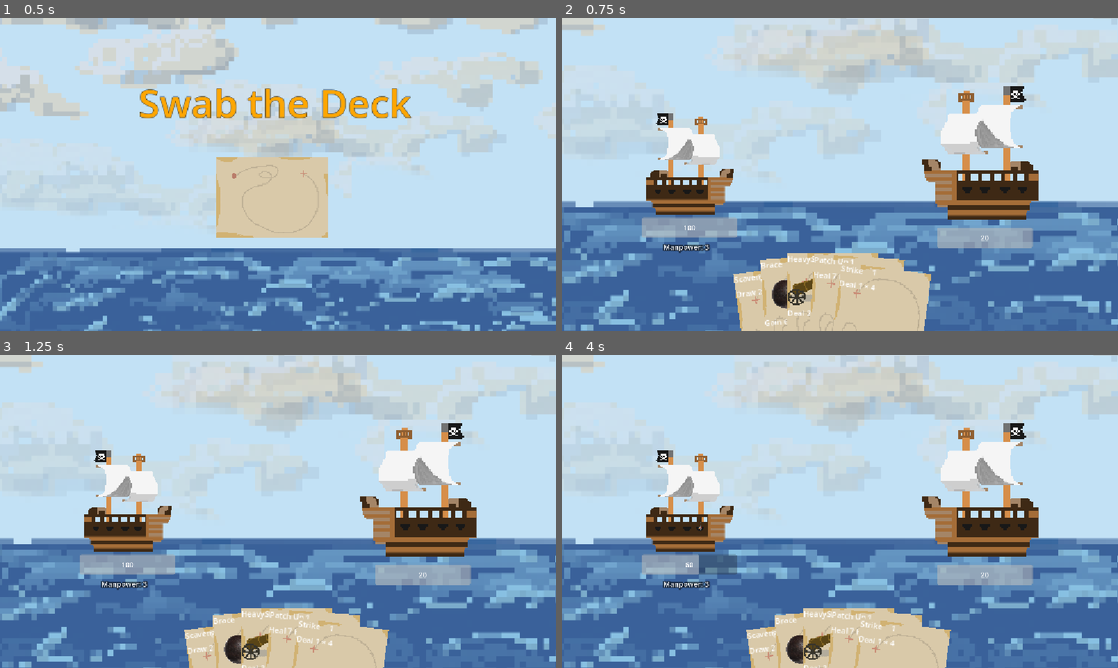
Above: before the commit, frames 1-4 (two rows, left to right).
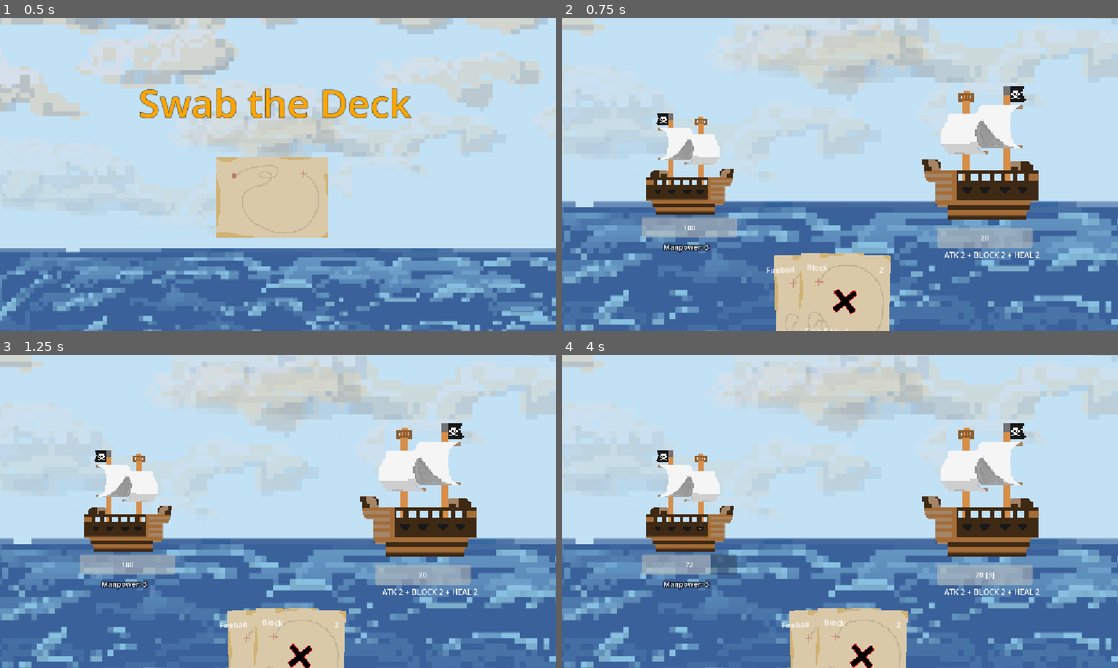
Above: after the commit, the same moments.

Repository: ataylor146/deckbuilder
Game: Godot game, scene res://Scenes/menu.tscn
Same seed, same stepped clock (60 frames per second), same inputs: the game is played once before the commit and once after it. The engine's default icon, where the game draws it, is replaced by a stand-in: a white triangle on a blue panel in a dark square.
Inputs (mouse positions are in pixels of both pictures, inside the frame that each line leads up to):
- Up to frame 1 (0.5 s): no input
- Up to frame 2 (0.75 s): click (834, 196) at 0.5 s
- Up to frame 3 (1.25 s): no input
- Up to frame 4 (4 s): tap Enter (ui_accept) at 1.25, 2.1, 2.27, 2.57, 3.6, 3.77 s; move the mouse to (962, 495) at 1.27 s; hold Enter (ui_accept) 1.28-2.03 s; move the mouse to (728, 527) at 2.02 s; move the mouse to (895, 442) at 2.77 s; hold Enter (ui_accept) 2.78-3.53 s; move the mouse to (812, 574) at 3.52 s

Frame 1 is identical in both runs. In frame 2, 4.6% of the frame differs, in the area x 30-86%, y 74-100%; in frame 3, 3.8%; in frame 4, 4.0%.

Commit message:
Enemy Actions and Some Cards

Diff:
--- a/Scenes/board.tscn
+++ b/Scenes/board.tscn
@@ -5,18 +5,14 @@
 [ext_resource type="Script" uid="uid://d35b34pvlmmfk" path="res://Scripts/card_data.gd" id="2_vjyv8"]
 [ext_resource type="PackedScene" uid="uid://bt8mo5dbelmf7" path="res://Scenes/enemy.tscn" id="3_8l818"]
 [ext_resource type="Texture2D" uid="uid://b1fviuys0ldiy" path="res://Sprites/main bg.png" id="3_bh37u"]
-[ext_resource type="Resource" uid="uid://dqgo6p3kvk5jn" path="res://cards/brace.tres" id="3_hm3vq"]
-[ext_resource type="Resource" uid="uid://pb2lvhytd7ue" path="res://cards/card_res.tres" id="4_iehwj"]
-[ext_resource type="Resource" uid="uid://l5hrj0oj4asg" path="res://cards/heavy_shot.tres" id="5_7iy1p"]
+[ext_resource type="Resource" uid="uid://c4it71i1hiccj" path="res://cards/fireball.tres" id="3_d8vyx"]
+[ext_resource type="Resource" uid="uid://crxkeedxu2315" path="res://cards/Interceptor.tres" id="4_vw4oq"]
 [ext_resource type="PackedScene" uid="uid://c13etwe3nwivd" path="res://Scenes/WinScreen.tscn" id="5_s4i1f"]
-[ext_resource type="Resource" path="res://cards/patch_up.tres" id="6_o5s4g"]
-[ext_resource type="Resource" path="res://cards/scavenge.tres" id="7_2cdyc"]
 [ext_resource type="PackedScene" uid="uid://biintfx5r5wqg" path="res://Scenes/map.tscn" id="7_twe5h"]
-[ext_resource type="Resource" uid="uid://df1xxqje3dabu" path="res://cards/strike.tres" id="8_qjv7d"]
 
 [node name="Board" type="Node2D" unique_id=687119862]
 script = ExtResource("1_8l818")
-starting_deck = Array[ExtResource("2_vjyv8")]([ExtResource("3_hm3vq"), ExtResource("4_iehwj"), ExtResource("5_7iy1p"), ExtResource("6_o5s4g"), ExtResource("7_2cdyc"), ExtResource("8_qjv7d")])
+starting_deck = Array[ExtResource("2_vjyv8")]([ExtResource("3_d8vyx"), ExtResource("4_vw4oq")])
 
 [node name="Background" type="Sprite2D" parent="." unique_id=1389736538]
 z_index = -1
--- a/Scenes/card.tscn
+++ b/Scenes/card.tscn
@@ -15,9 +15,18 @@
 script = ExtResource("1_wf8id")
 
 [node name="VBoxContainer" type="VBoxContainer" parent="." unique_id=81723631]
-layout_mode = 0
-offset_right = 40.0
-offset_bottom = 40.0
+layout_mode = 1
+anchors_preset = 8
+anchor_left = 0.5
+anchor_top = 0.5
+anchor_right = 0.5
+anchor_bottom = 0.5
+offset_left = -80.0
+offset_top = -120.0
+offset_right = 80.0
+offset_bottom = 120.0
+grow_horizontal = 2
+grow_vertical = 2
 
 [node name="HBoxContainer" type="HBoxContainer" parent="VBoxContainer" unique_id=473830345]
 layout_mode = 2
@@ -34,10 +43,11 @@
 horizontal_alignment = 2
 
 [node name="Art" type="TextureRect" parent="VBoxContainer" unique_id=73882550]
+custom_minimum_size = Vector2(100, 100)
 layout_mode = 2
 texture = ExtResource("2_brehn")
-expand_mode = 5
-stretch_mode = 4
+expand_mode = 1
+stretch_mode = 5
 
 [node name="Description" type="Label" parent="VBoxContainer" unique_id=943365374]
 layout_mode = 2
--- a/Scenes/enemy.tscn
+++ b/Scenes/enemy.tscn
@@ -54,3 +54,11 @@
 position = Vector2(650, 479.99997)
 scale = Vector2(0.31835938, 0.31835938)
 texture = ExtResource("3_afpow")
+
+[node name="Intent" type="Label" parent="." unique_id=1829195158]
+offset_left = 760.0
+offset_top = 718.0
+offset_right = 1072.0
+offset_bottom = 763.0
+theme_override_font_sizes/font_size = 32
+text = "5 BLOCK + 5 ATTACK"
--- a/Scenes/player.tscn
+++ b/Scenes/player.tscn
@@ -2,10 +2,10 @@
 
 [ext_resource type="Script" uid="uid://deq2gmghcnj8y" path="res://Scripts/player.gd" id="1_v0iea"]
 [ext_resource type="Texture2D" uid="uid://c84tijv7wwqhv" path="res://Sprites/ship.png" id="2_6t5aa"]
-[ext_resource type="Texture2D" uid="uid://ds76jbuigsfso" path="res://Sprites/icon.svg" id="3_6t5aa"]
 [ext_resource type="Texture2D" uid="uid://dac5gxgqe4ufc" path="res://Sprites/cann loss 2.png" id="3_x3wgy"]
 [ext_resource type="Texture2D" uid="uid://17j287f1iw18" path="res://Sprites/cann loss 3.png" id="4_3smsa"]
 [ext_resource type="Texture2D" uid="uid://b41ufih03q7eb" path="res://Sprites/cann loss 1.png" id="4_vgqql"]
+[ext_resource type="Texture2D" uid="uid://8ysh5puwyqgx" path="res://Sprites/shield.png" id="6_x3wgy"]
 
 [sub_resource type="LabelSettings" id="LabelSettings_vgqql"]
 font_size = 30
@@ -62,7 +62,8 @@
 [node name="Defence" type="Sprite2D" parent="." unique_id=62487246]
 visible = false
 position = Vector2(410, 522)
-texture = ExtResource("3_6t5aa")
+scale = Vector2(0.2, 0.2)
+texture = ExtResource("6_x3wgy")
 
 [node name="Label" type="Label" parent="Defence" unique_id=1286210709]
 offset_left = -20.0
--- a/Scripts/board.gd
+++ b/Scripts/board.gd
@@ -54,6 +54,8 @@
 	take_turn()
 
 func end_turn() -> void:
+	if $Enemy.hp > 0:
+		$Enemy.tick_burn()
 	if $Enemy.hp > 0:
 		$Enemy.take_turn()
 	take_turn()
@@ -144,6 +146,8 @@
 				drawFromPile()
 		CardData.EffectType.GAIN_MANA:
 			$Player.setManpower($Player.manpower + data.amount)
+		CardData.EffectType.BURN:
+			$Enemy.add_burn(data.amount)
 		CardData.EffectType.NONE:
 			pass
 func _damage_enemy(amount:int) -> void:
--- a/Scripts/card_data.gd
+++ b/Scripts/card_data.gd
@@ -12,6 +12,7 @@
 	HEAL,
 	DRAW,
 	GAIN_MANA,
+	BURN,
 }
 
 @export var cardName := "New Card"
@@ -49,6 +50,8 @@
 					return "Draw %d card(s)." % amount
 				EffectType.GAIN_MANA:
 					return "Gain %d mana." % amount
+				EffectType.BURN:
+					return "Set fire: %d damage each turn." % amount
 				_:
 					return ""
 	return ""
--- a/Scripts/enemy.gd
+++ b/Scripts/enemy.gd
@@ -7,8 +7,13 @@
 var MAX_HP = 5
 var hp = MAX_HP
 var damage = 1
+var burn := 0
+var block := 0
+var nextAction: EnemyAction
+
 @onready var progress_bar: ProgressBar = $HP
 @onready var hp_text: Label = $HP/Label
+@onready var intent_text: Label = get_node_or_null("Intent")
 
 @export var impacts: Array[Texture2D] = []
 @onready var sprite: Sprite2D = $Impact1
@@ -29,9 +34,24 @@
 	MAX_HP = data.health
 	hp = data.health
 	damage = data.damage
+	burn = 0
+	block = 0
+	pick_action()
 	update_ui()
 
+# Случайно выбирает, что враг сделает в следующий ход, и показывает это игроку.
+func pick_action() -> void:
+	if data != null and not data.actions.is_empty():
+		nextAction = data.actions.pick_random()
+	else:
+		nextAction = null
+	update_intent()
+
 func take_damage(dmg: int) -> void:
+	var absorbed = min(block, dmg)
+	block -= absorbed
+	dmg -= absorbed
+
 	hp -= dmg
 	play_impact()
 	Audio.sfx(Audio.ENEMYHURT)
@@ -46,12 +66,48 @@
 		await get_tree().create_timer(0.1).timeout
 	sprite.visible = false
 
+func heal(value: int) -> void:
+	hp = min(hp + value, MAX_HP)
+	update_ui()
+
+func add_burn(amount: int) -> void:
+	burn += amount
+	update_ui()
+
+func tick_burn() -> void:
+	if burn <= 0:
+		return
+	take_damage(burn)
+
 func take_turn() -> void:
-	fire_canon()
+	# Блок держится весь ход игрока и сбрасывается здесь, перед новым действием
+	block = 0
+
+	if nextAction == null:
+		fire_canon()
+	else:
+		if nextAction.block > 0:
+			block += nextAction.block
+		if nextAction.heal > 0:
+			heal(nextAction.heal)
+		if nextAction.damage > 0:
+			emit_signal("doDamage", nextAction.damage)
+
+	update_ui()
+	pick_action()
 
 func fire_canon() -> void:
 	emit_signal("doDamage", damage)
 
+func update_intent() -> void:
+	if intent_text == null:
+		return
+	intent_text.text = nextAction.describe() if nextAction != null else "ATK %d" % damage
+
 func update_ui() -> void:
 	hp_text.text = str(hp)
+	if block > 0:
+		hp_text.text += " [" + str(block) + "]"
+	if burn > 0:
+		hp_text.text += " (" + str(burn) + ")"
 	progress_bar.value = hp
--- /dev/null
+++ b/Scripts/enemy_action.gd
@@ -0,0 +1,19 @@
+extends Resource
+class_name EnemyAction
+
+# Одно действие врага на ход. Поля складываются, поэтому
+# "+5 блока и 5 урона" — это одно действие с damage = 5 и block = 5.
+@export var actionName := ""
+@export_range(0, 99) var damage := 0
+@export_range(0, 99) var block := 0
+@export_range(0, 99) var heal := 0
+
+func describe() -> String:
+	var parts: Array[String] = []
+	if damage > 0:
+		parts.append("ATK %d" % damage)
+	if block > 0:
+		parts.append("BLOCK %d" % block)
+	if heal > 0:
+		parts.append("HEAL %d" % heal)
+	return " + ".join(parts)
--- a/Scripts/enemy_data.gd
+++ b/Scripts/enemy_data.gd
@@ -5,11 +5,6 @@
 @export var health:int
 @export var damage:int
 
-# Called when the node enters the scene tree for the first time.
-func _ready() -> void:
-	pass # Replace with function body.
-
-
-# Called every frame. 'delta' is the elapsed time since the previous frame.
-func _process(delta: float) -> void:
-	pass
+# Из этого списка враг случайно выбирает, что сделает в следующий ход.
+# Пусто — будет бить на damage, как раньше.
+@export var actions: Array[EnemyAction] = []
--- /dev/null
+++ b/cards/Interceptor.tres
@@ -0,0 +1,12 @@
+[gd_resource type="Resource" script_class="CardData" format=3 uid="uid://crxkeedxu2315"]
+
+[ext_resource type="Texture2D" uid="uid://bmfiongg6msv1" path="res://Sprites/interceptor .png" id="1_c2rad"]
+[ext_resource type="Script" uid="uid://d35b34pvlmmfk" path="res://Scripts/card_data.gd" id="2_hfo7x"]
+
+[resource]
+script = ExtResource("2_hfo7x")
+cardName = "Block"
+cardType = 1
+manaCost = 2
+amount = 5
+art = ExtResource("1_c2rad")
--- /dev/null
+++ b/cards/fireball.tres
@@ -0,0 +1,13 @@
+[gd_resource type="Resource" script_class="CardData" format=3 uid="uid://c4it71i1hiccj"]
+
+[ext_resource type="Texture2D" uid="uid://b8fe1dbpvqxwo" path="res://Sprites/fireball.png" id="1_fsv31"]
+[ext_resource type="Script" uid="uid://d35b34pvlmmfk" path="res://Scripts/card_data.gd" id="2_lysqw"]
+
+[resource]
+script = ExtResource("2_lysqw")
+cardName = "Fireball"
+cardType = 2
+manaCost = 2
+amount = 5
+effect = 4
+art = ExtResource("1_fsv31")
--- a/enemies/skipper.tres
+++ b/enemies/skipper.tres
@@ -1,10 +1,15 @@
 [gd_resource type="Resource" script_class="EnemyData" format=3 uid="uid://nvryu46lha51"]
 
+[ext_resource type="Script" uid="uid://6n58emmj0c35" path="res://Scripts/enemy_action.gd" id="1_3pop7"]
 [ext_resource type="Script" uid="uid://bqfmiitgp161m" path="res://Scripts/enemy_data.gd" id="1_lw4kj"]
+[ext_resource type="Resource" uid="uid://ciyxr0b6a1mlf" path="res://enemies/turn1.tres" id="2_ry25k"]
+[ext_resource type="Resource" uid="uid://dwvsxymoarluj" path="res://enemies/turn2.tres" id="3_g5iu6"]
+[ext_resource type="Resource" uid="uid://dpdjkwydp8m1q" path="res://enemies/turn3.tres" id="4_h0pt2"]
 
 [resource]
 script = ExtResource("1_lw4kj")
 name = "Skipper"
 health = 20
 damage = 5
+actions = Array[ExtResource("1_3pop7")]([ExtResource("2_ry25k"), ExtResource("3_g5iu6"), ExtResource("4_h0pt2")])
 metadata/_custom_type_script = "uid://bqfmiitgp161m"
--- /dev/null
+++ b/enemies/turn1.tres
@@ -0,0 +1,9 @@
+[gd_resource type="Resource" script_class="EnemyAction" format=3 uid="uid://ciyxr0b6a1mlf"]
+
+[ext_resource type="Script" uid="uid://6n58emmj0c35" path="res://Scripts/enemy_action.gd" id="1_cv38x"]
+
+[resource]
+script = ExtResource("1_cv38x")
+actionName = "Volley"
+damage = 6
+block = 3
--- /dev/null
+++ b/enemies/turn2.tres
@@ -0,0 +1,9 @@
+[gd_resource type="Resource" script_class="EnemyAction" format=3 uid="uid://dwvsxymoarluj"]
+
+[ext_resource type="Script" uid="uid://6n58emmj0c35" path="res://Scripts/enemy_action.gd" id="1_uu1hh"]
+
+[resource]
+script = ExtResource("1_uu1hh")
+actionName = "Volley"
+damage = 4
+heal = 5
--- /dev/null
+++ b/enemies/turn3.tres
@@ -0,0 +1,10 @@
+[gd_resource type="Resource" script_class="EnemyAction" format=3 uid="uid://dpdjkwydp8m1q"]
+
+[ext_resource type="Script" uid="uid://6n58emmj0c35" path="res://Scripts/enemy_action.gd" id="1_kcuao"]
+
+[resource]
+script = ExtResource("1_kcuao")
+actionName = "Volley2"
+damage = 2
+block = 2
+heal = 2
Not shown: 1 places in Scenes/card.tscn that only renumber resources
Not shown, added: Scripts/enemy_action.gd.uid
Binary file added: Sprites/fireball.png
Binary file added: Sprites/interceptor .png
Binary file added: Sprites/shield.png
